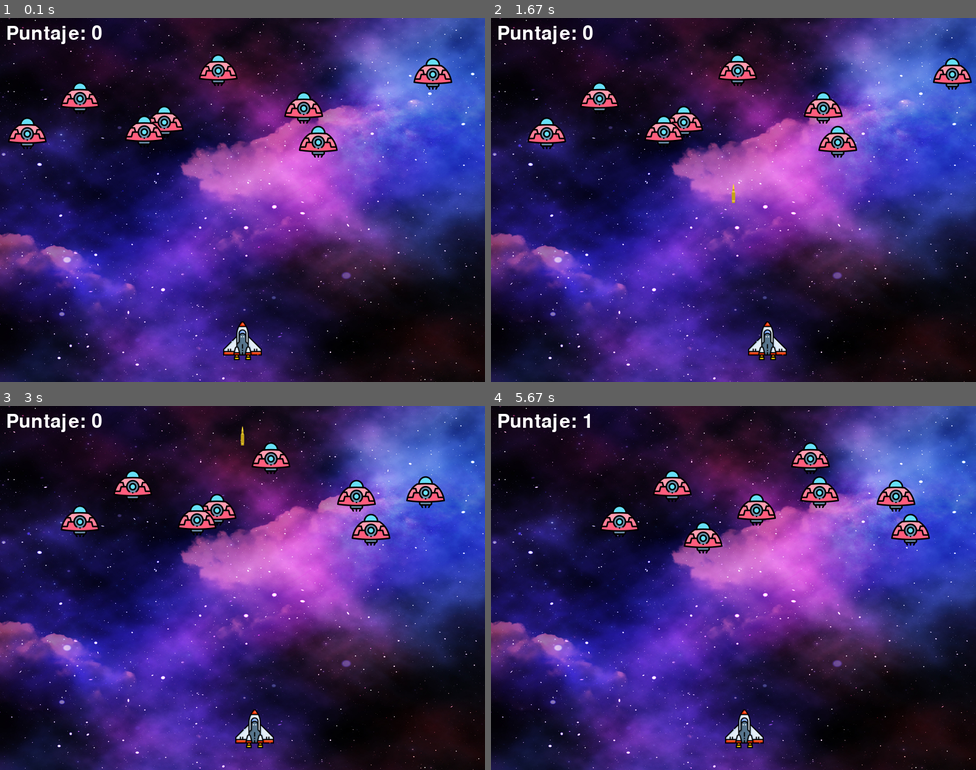
Above: before the commit, frames 1-4 (two rows, left to right).
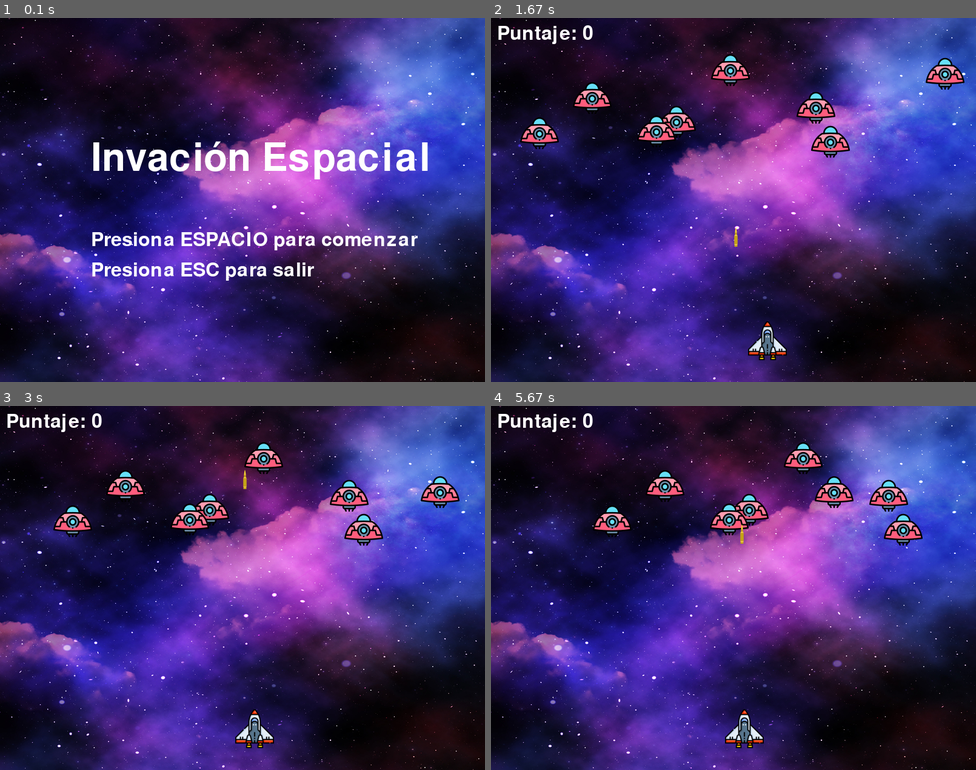
Above: after the commit, the same moments.

Repository: AlexArce2000/juego-invasion-espacial-pygame
Game: pygame game, started from invasion.py
The game is run twice, just before and just after one commit, with the same random seed, the same clock (stepped at 60 frames per second) and the same inputs.
Inputs:
- Up to frame 1 (0.1 s): no input
- Up to frame 2 (1.67 s): tap Space at 0.33, 0.73, 1.03, 1.23, 1.53 s; hold Right 0.67-1.13 s; hold Right 1.17-1.63 s
- Up to frame 3 (3 s): hold Left 1.67-2.2 s; tap Space at 1.73, 2.03, 2.3, 2.6, 2.73 s; hold Left 2.23-2.63 s; hold Right from 2.67 s (still down)
- Up to frame 4 (5.67 s): tap Space at 3.03, 3.4, 3.7, 3.9, 4.2, 4.4, 4.7, 4.9, 5.2, 5.47 s; release Right at 3.3 s; hold Left 3.33-3.8 s; hold Right 3.83-4.3 s; hold Right 4.33-4.8 s; hold Left 4.83-5.37 s; hold Left from 5.4 s (still down)

The runs differ from the first frame. In frame 1, 8.2% of the frame differs, in the area x 1-94%, y 2-94%; in frame 2, 3.5%; in frame 3, 3.7%; in frame 4, 4.2%.

Commit message:
fix: error de escritura

Diff:
--- a/invacion.py
+++ b/invasion.py
@@ -100,6 +100,35 @@
         return True
     else:
         return False
+
+# Función para mostrar el menú inicial
+def mostrar_menu():
+    fuente_menu = pygame.font.Font('freesansbold.ttf', 64)
+    texto_menu = fuente_menu.render("Invación Espacial", True, (255, 255, 255))
+    texto_iniciar = fuente.render("Presiona ESPACIO para comenzar", True, (255, 255, 255))
+    texto_salir = fuente.render("Presiona ESC para salir", True, (255, 255, 255))
+
+    pantalla.blit(texto_menu, (150, 200))
+    pantalla.blit(texto_iniciar, (150, 350))
+    pantalla.blit(texto_salir, (150, 400))
+
+# Loop del menú inicial
+en_menu = True
+while en_menu:
+    pantalla.blit(fondo, (0, 0))
+    mostrar_menu()
+    pygame.display.update()
+
+    for evento in pygame.event.get():
+        if evento.type == pygame.QUIT:
+            en_menu = False
+            se_ejecuta = False
+        if evento.type == pygame.KEYDOWN:
+            if evento.key == pygame.K_SPACE:
+                en_menu = False
+            if evento.key == pygame.K_ESCAPE:
+                en_menu = False
+                se_ejecuta = False
 #Loop del juego
 se_ejecuta = True
 while se_ejecuta == True :
Not shown, changed: README.md
